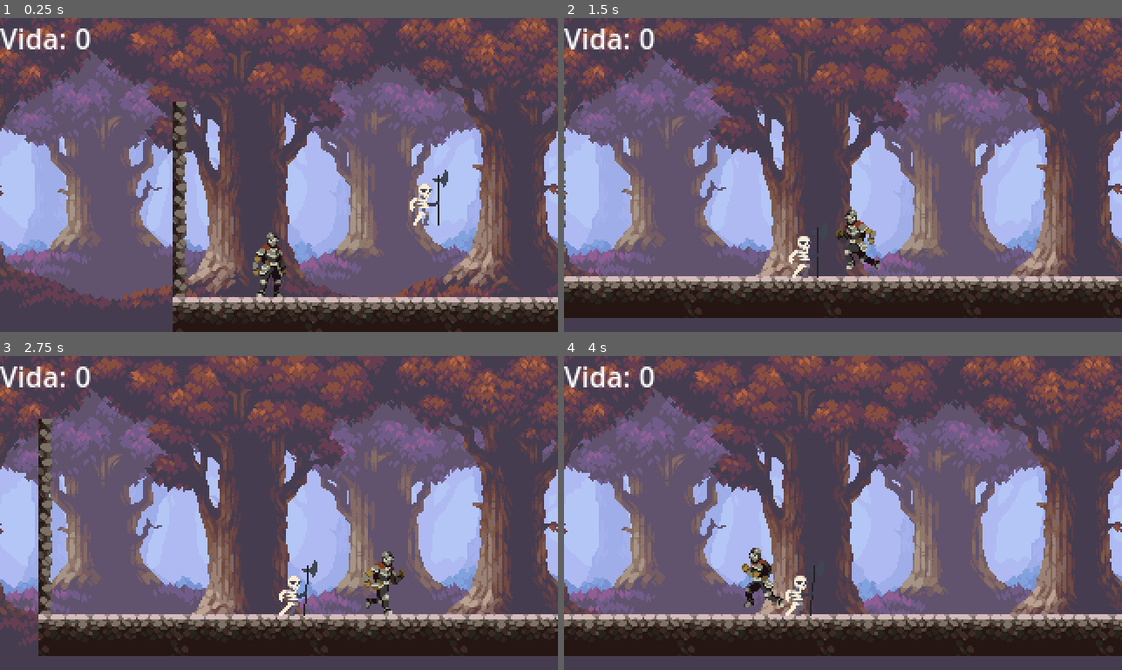
Above: before the commit, frames 1-4 (two rows, left to right).
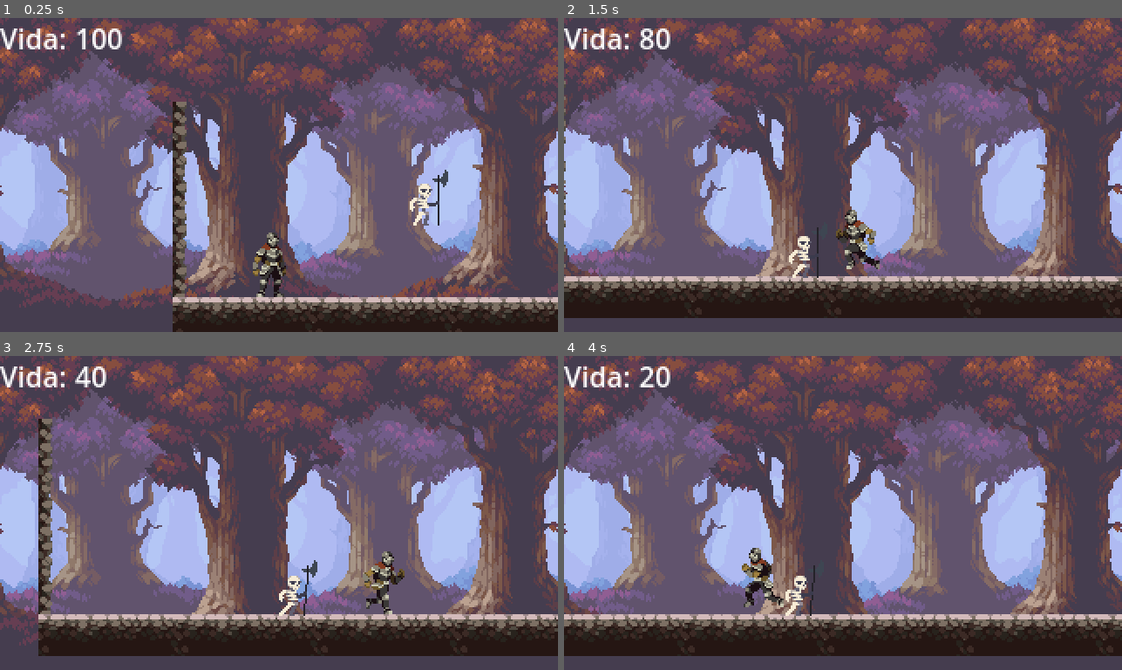
Above: after the commit, the same moments.

Repository: Luis-Blash/godot_caballero
Game: Godot game, scene res://Scene/Game.tscn
The game is run twice, just before and just after one commit, with the same random seed, the same clock (stepped at 60 frames per second) and the same inputs.
Inputs:
- Up to frame 1 (0.25 s): no input
- Up to frame 2 (1.5 s): hold Right (ui_right) 0.53-1.28 s; hold Left (ui_left) from 1.28 s (still down)
- Up to frame 3 (2.75 s): release Left (ui_left) at 2.03 s; hold Right (ui_right) from 2.03 s (still down)
- Up to frame 4 (4 s): release Right (ui_right) at 2.78 s; hold Up (ui_up) 2.78-3.53 s; hold Left (ui_left) from 3.53 s (still down)

The runs differ from the first frame. In frame 1, 0.4% of the frame differs, in the area x 13-22%, y 3-10%; in frame 2, 0.2%; in frame 3, 0.2%; in frame 4, 0.2%.

Commit message:
ui correct

Diff:
--- a/Scene/Gui.tscn
+++ b/Scene/Gui.tscn
@@ -29,4 +29,4 @@
 layout_mode = 2
 text = "0"
 
-[connection signal="update_life_status" from="." to="." method="_on_update_life_status"]
+[connection signal="update_life" from="." to="." method="_on_update_life"]
--- a/Scripts/Gui.gd
+++ b/Scripts/Gui.gd
@@ -1,7 +1,9 @@
 extends CanvasLayer
 
-signal  update_life_status(value:float)
-@onready var label_life = $Control/HBoxContainer/P_vida
+signal update_life(value:float)
+
+@onready var label_life = $Control/MarginContainer/HBoxContainer/P_vida
+
 # Called when the node enters the scene tree for the first time.
 func _ready():
 	print("ui")
@@ -12,6 +14,11 @@
 func _process(delta):
 	pass
 
-func _on_update_life_status(value):
-	var changue_string = str(value)
-	label_life.text = changue_string
+func _on_update_life(value):
+	update_label(value)
+
+func update_label(value:float = 10):
+	if label_life:
+		label_life.text = str(value)
+	else:
+		print("label_life es nulo.")
--- a/Scripts/Player.gd
+++ b/Scripts/Player.gd
@@ -24,11 +24,12 @@
 @export var life:float = 100
 @export var attack_power:float = 10
 # instance another
-#@onready var gui = $"../Gui"
+@onready var gui = $"../Gui"
 
 # Called when the node enters the scene tree for the first time.
 func _ready():
 	print("Player")
+	signal_custom("life_update",life)
 	pass # Replace with function body.
 
 func _process(_delta):
@@ -144,7 +145,7 @@
 
 func collision_enemy(value:float = 10 ):
 	life -= value
-	#gui.emit_signal("update_life_status", life)
+	signal_custom("life_update",life)
 	if(life <= 0):
 		death_persont()
 
@@ -155,3 +156,10 @@
 	if (area.is_in_group("EnemyArea")):
 		var enemy = area.get_parent()
 		enemy.on_recive_attack(attack_power)
+
+func signal_custom(value: String, data):
+	match value:
+		"life_update":
+			gui.emit_signal("update_life", data)
+		_:
+			print('No hay')
